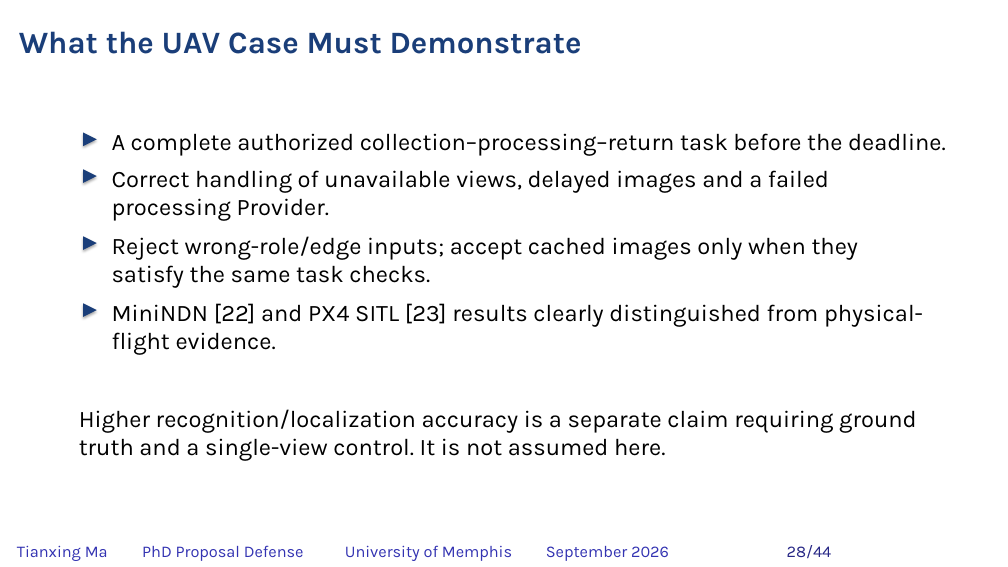
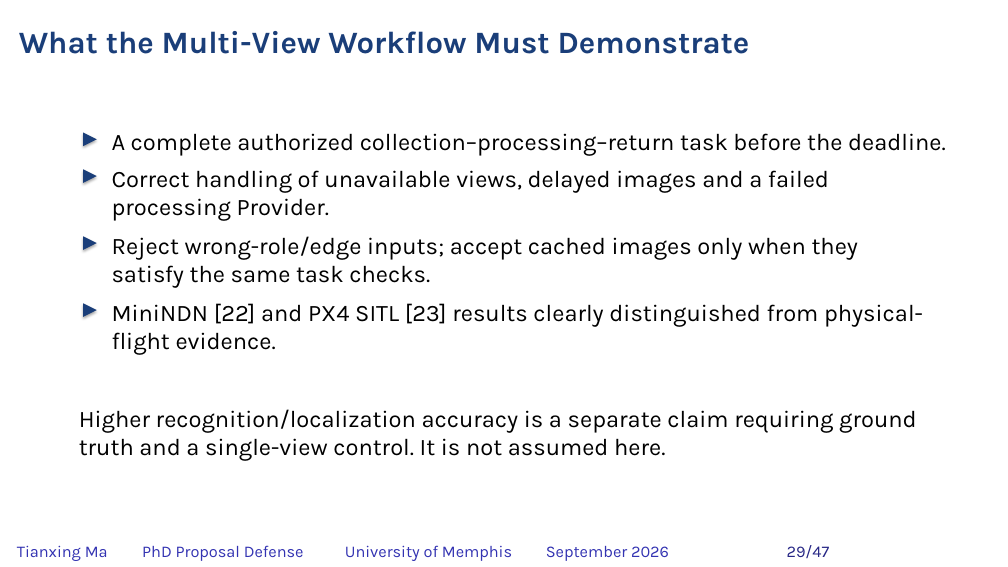
Before and after one commit to matianxing1992/NDN_Service_Framework, a slide deck: slide 29 of docs/PAPER/proposal-defense/slides/NDNSF_proposal_hybrid_editable.pptx (slide 28 before the commit). Drawn at 1008x567 pixels with LibreOffice and Linux fonts; fonts in the diff are those of the drawing; background and template pictures are left out. Boxes give left, top, right and bottom in pixels: in the first picture for what was removed or moved away, otherwise in the second. Text is boxed around its words. In the diff, an @@ line names an element or a change of style, - is before the commit and + after.

```diff
--- a/docs/PAPER/proposal-defense/slides/NDNSF_proposal_hybrid_editable.pptx
+++ b/docs/PAPER/proposal-defense/slides/NDNSF_proposal_hybrid_editable.pptx
@@ text at [19, 31, 750, 54]: text changed @@
-What the UAV Case Must Demonstrate
+What the Multi-View Workflow Must Demonstrate
@@ text at [787, 545, 830, 558]: text changed @@
-28/44
+29/47
```
Also in this commit, not shown: 42 other slides changed, 3 slides added, 22 other files.
